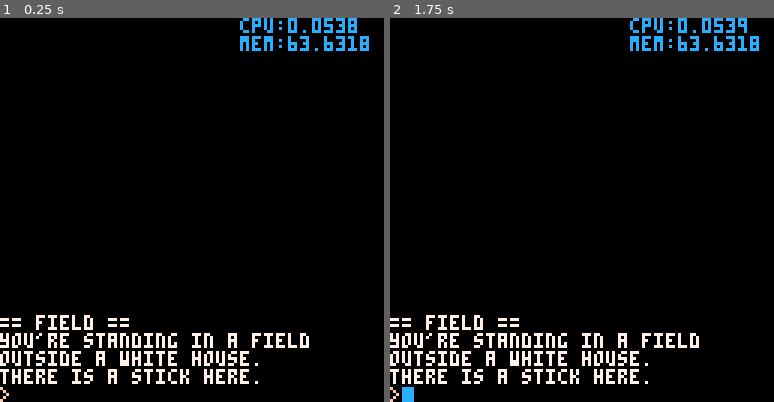
Above: before the commit, frames 1-2 (left to right).
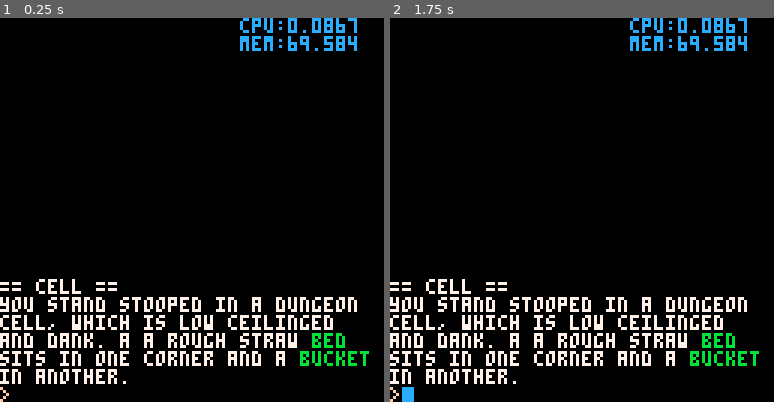
Above: after the commit, the same moments.

Repository: m-r-hunt/Pico-8-Carts
Game: PICO-8 cartridge textadventure.p8
Two runs of this game, one before a commit and one after it. Both use one fixed random seed, a clock stepped at 60 frames per second and the inputs below.
Inputs:
- Up to frame 1 (0.25 s): no input
- Up to frame 2 (1.75 s): hold Right from 1.6 s (still down)

The runs differ from the first frame. In frame 1, 6.9% of the frame differs, in the area x 0-97%, y 0-96%; in frame 2, 6.9%.

Commit message:
Start in on writing the actual game.

Diff:
--- a/textadventure.p8
+++ b/textadventure.p8
@@ -293,7 +293,7 @@
 -->8
 --game scripts and data
 
-start_room="field"
+start_room="cell"
 
 --token matching functions
 function direction(t)
@@ -335,8 +335,12 @@
 end
 
 function get(tokens)
- move_item(tokens[2],"inventory")
- add_to_history("you get the "..tokens[2])
+ if static_items[tokens[2]] then
+  add_to_history("you can't pick that up.")
+ else
+  move_item(tokens[2],"inventory")
+  add_to_history("you get the "..tokens[2])
+ end
 end
 
 function drop(tokens)
@@ -393,6 +397,9 @@
  inventory={}
 }
 
+static_items={
+}
+
 scripts={
 }
 -->8
@@ -406,8 +413,11 @@
 
 function item(t)
  descriptions[t.name]=t.description
- add(items_at_locations[t.start_location],t.name)
+ if not t.hidden then
+  add(items_at_locations[t.start_location],t.name)
+ end
  item_locations[t.name]=t.start_location
+ static_items[t.name]=t.static
 end
 
 function script(t)
@@ -426,46 +436,104 @@
 --room data
 
 room{
- name="field",
- description="you're standing in a field outside a white house.",
- exits={north="forest",west="house"},
-}
-
-room{
- name="forest",
- description="shafts of light shine through the leaves.",
- exits={south="field"},
-}
-
-room{
- name="house",
- description="inside a house i guess",
- exits={east="field"},
+ name="cell",
+ description="you stand stooped in a dungeon cell, which is low ceilinged and dank. a a rough straw $bbed$7 sits in one corner and a $bbucket$7 in another.",
+ exits={},
 }
 
 --item data
 
 item{
- name="stick",
- start_location="field",
- description="it's sticky."
+ name="bed",
+ start_location="cell",
+ static=true,
+ hidden=true,
+ description="a rough straw bed sits on the stone floor. you spot a $bneedle$7 mixed into the straw.",
 }
 
 item{
- name="key",
- start_location="forest",
- description="a key, possibly for a door."
+ name="bucket",
+ start_location="cell",
+ hidden=true,
+ description="a pungent odour rises from the bucket. your eyes begin to water.",
+}
+
+item{
+ name="needle",
+ start_location="cell",
+ hidden=true,
+ description="a metal knitting needle. not so hard to spot in a haystack."
 }
 
 --script functions and data
 
-function locked_door(tokens)
- if item_locations["key"]=="inventory" then
-  add_to_history("you unlock the door.")
-  go(tokens)
- else
-  add_to_history("the door is locked.")
- end
-end
-
-script{"field","go","west",locked_door}
+function get_bucket(tokens)
+ add_to_history("as you go to pick up the bucket, your eyes start to burn. you leave it alone.")
+end
+script{"any","get","bucket",get_bucket}
+
+function get_needle(tokens)
+ get(tokens)
+ descriptions.bed="a rough straw bed sits on the stone floor."
+ scripts.cell.get.needle=nil
+end
+script{"cell","get","needle",get_needle}
+…(59 lines of a section not shown)…
Not shown, changed: 59 lines of the sprite sheet (__gfx__) section of textadventure.p8
